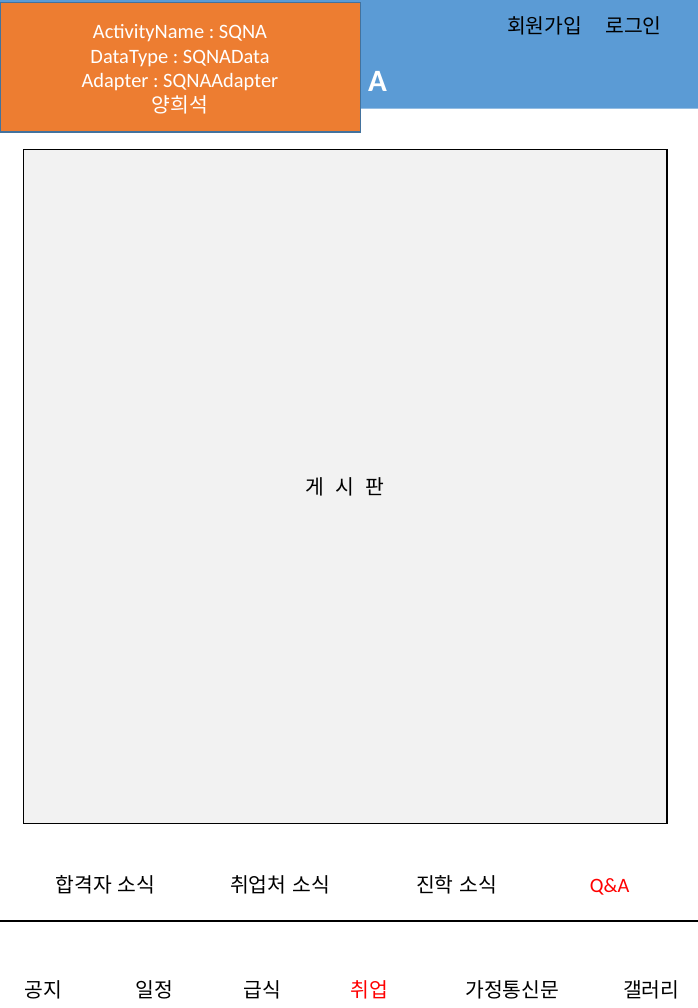
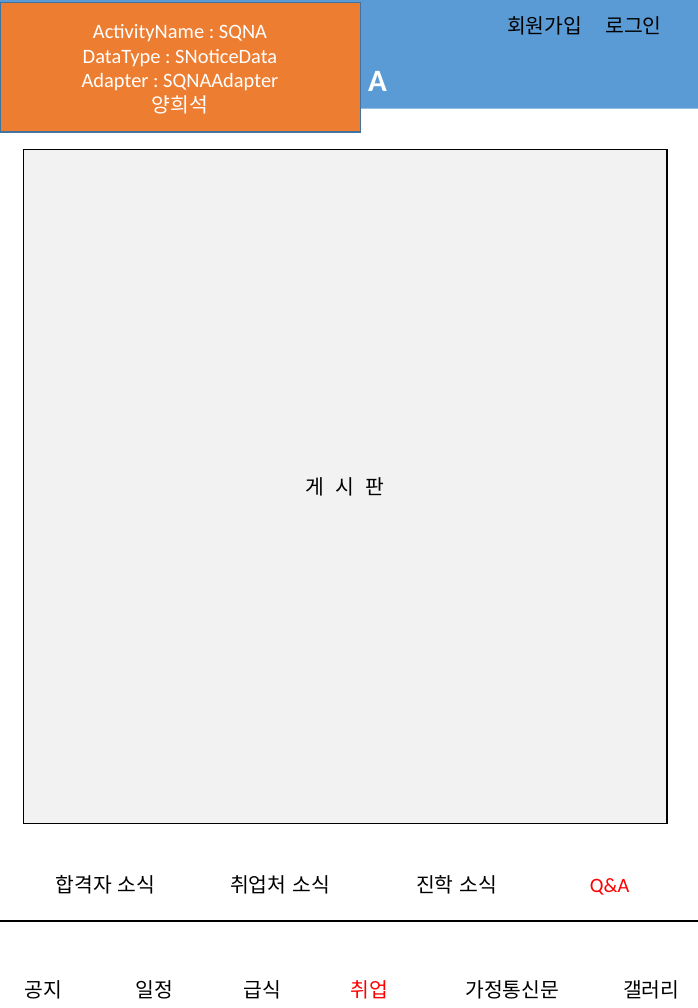
Before and after one commit to jungho-shin/SIHSchool, a slide deck: slide 9 of app/src/main/assets/어플_스토리보드.pptx. Drawn at 698x1008 pixels with LibreOffice and Linux fonts; fonts in the diff are those of the drawing; background and template pictures are left out. Boxes give left, top, right and bottom in pixels: in the first picture for what was removed or moved away, otherwise in the second. Text is boxed around its words. In the diff, an @@ line names an element or a change of style, - is before the commit and + after.

```diff
--- a/app/src/main/assets/어플_스토리보드.pptx
+++ b/app/src/main/assets/어플_스토리보드.pptx
@@ text in rectangle at (83,49,277,67): text changed @@
-DataType : SQNAData
+DataType : SNoticeData
```
Also in this commit, not shown: 6 other slides changed.
